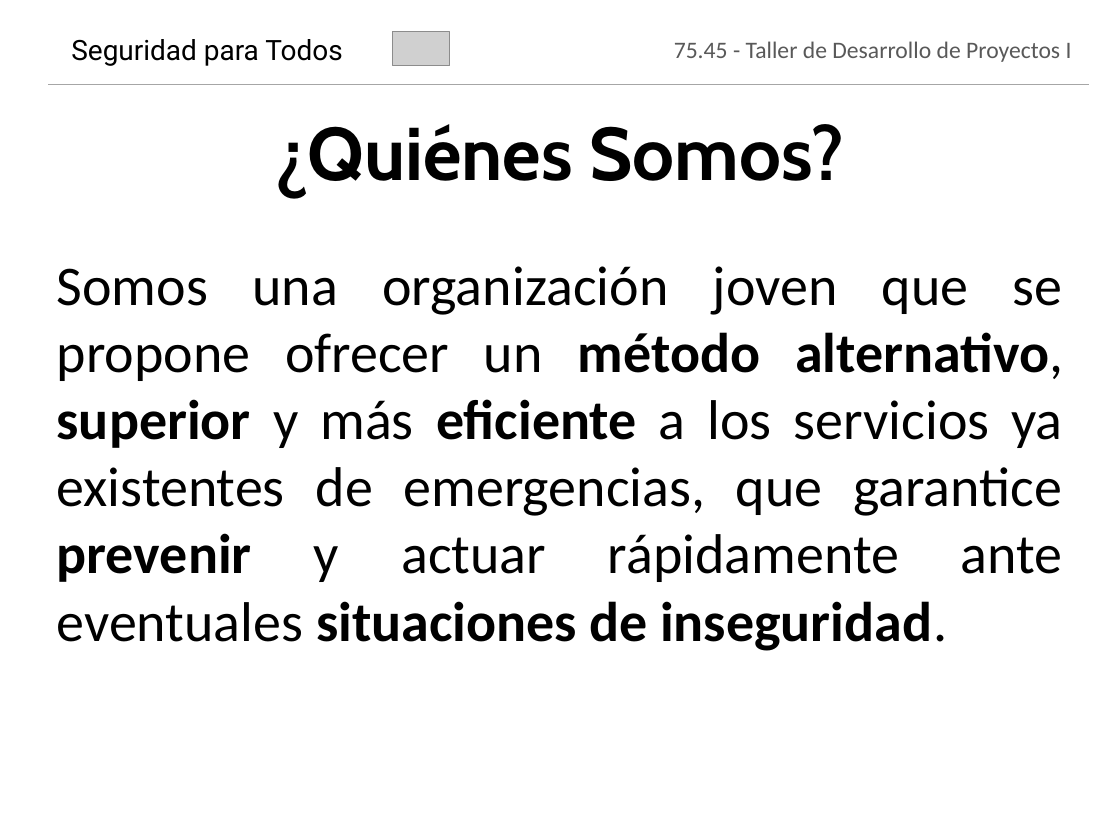
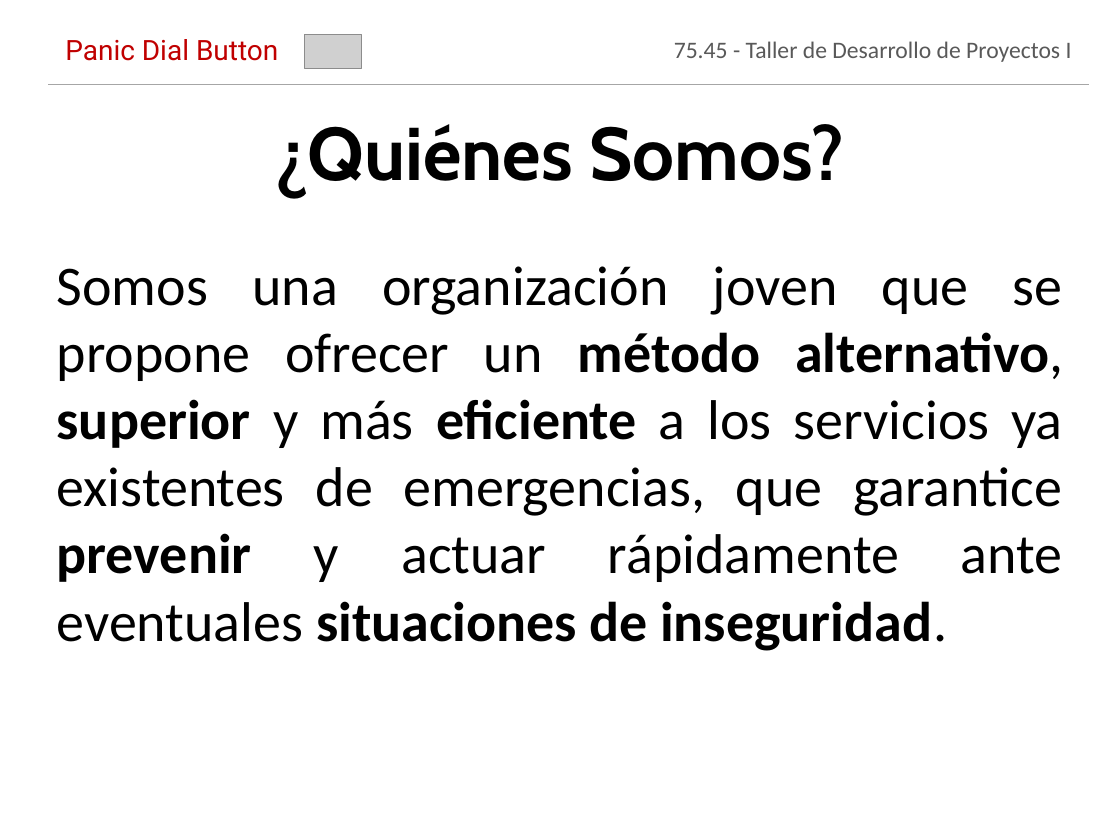
Before and after one commit to jmonetti/2012-1er-taller-de-desarrollo-de-proyectos-i, a slide deck: slide 2 of docs/Presentacion.pptx. Drawn at 1120x840 pixels with LibreOffice and Linux fonts; fonts in the diff are those of the drawing; grey boxes stand for pictures; background and template pictures are left out. Boxes give left, top, right and bottom in pixels: in the first picture for what was removed or moved away, otherwise in the second. Text is boxed around its words. In the diff, an @@ line names an element or a change of style, - is before the commit and + after.

```diff
--- a/docs/Presentacion.pptx
+++ b/docs/Presentacion.pptx
@@ title at (65, 39, 278, 61): text changed; text colour #000000 to #C00000 @@
-Seguridad para Todos
+Panic Dial Button
@@ picture: place and size @@
-picture at (392, 32, 449, 66)
+picture at (305, 35, 362, 68)
```
Also in this commit, not shown: 5 other slides changed, 10 other files.
